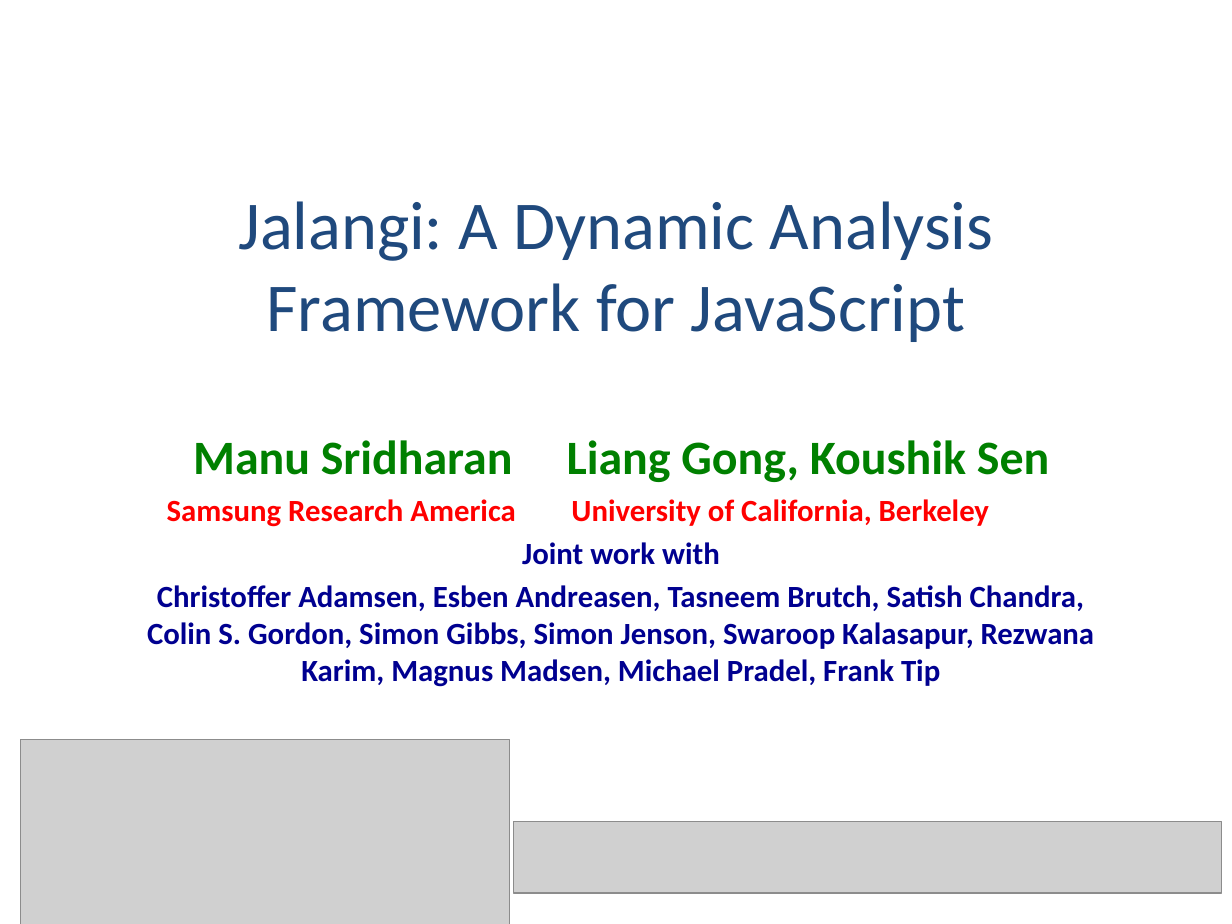
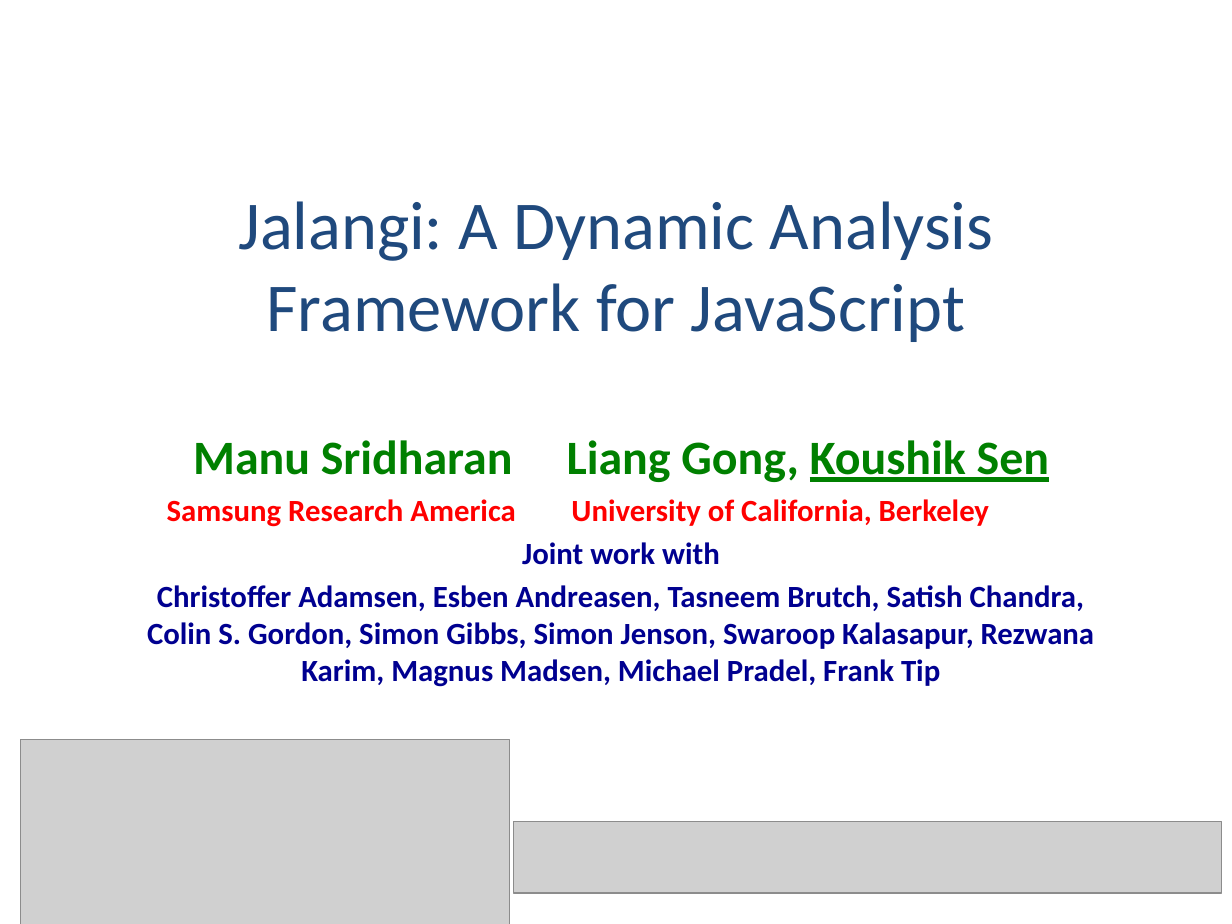
Before and after one commit to Samsung/jalangi2, a slide deck: slide 1 of docs/jalangi-pldi16.pptx. Drawn at 1232x924 pixels with LibreOffice and Linux fonts; fonts in the diff are those of the drawing; grey boxes stand for pictures. Boxes give left, top, right and bottom in pixels: in the first picture for what was removed or moved away, otherwise in the second. Text is boxed around its words. In the diff, an @@ line names an element or a change of style, - is before the commit and + after.

Commit message:
updated slides for PLDI 16 tutorial on Jalangi

```diff
--- a/docs/jalangi-pldi16.pptx
+++ b/docs/jalangi-pldi16.pptx
@@ subtitle at box(193, 440, 1049, 482): underline on in "Koushik Sen" @@
```
Also in this commit, not shown: 5 other slides changed.
